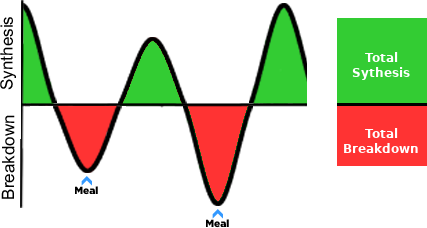
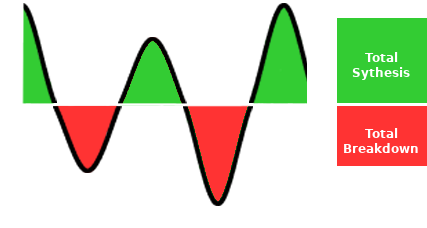
Comparing the layer stacks of the two 427 x 228 images. Changes:
painted on "Protein Balance Bar" over [337, 103, 427, 106]
painted on "Axes" over [20, 0, 307, 208]
painted on "Meal Arrow 2" over [206, 209, 229, 228]
painted on "Meal Arrow 1" over [75, 176, 98, 195]
painted on "Breakdown copy" over [1, 115, 15, 199]
painted on "Synthesis copy" over [0, 17, 16, 90]
